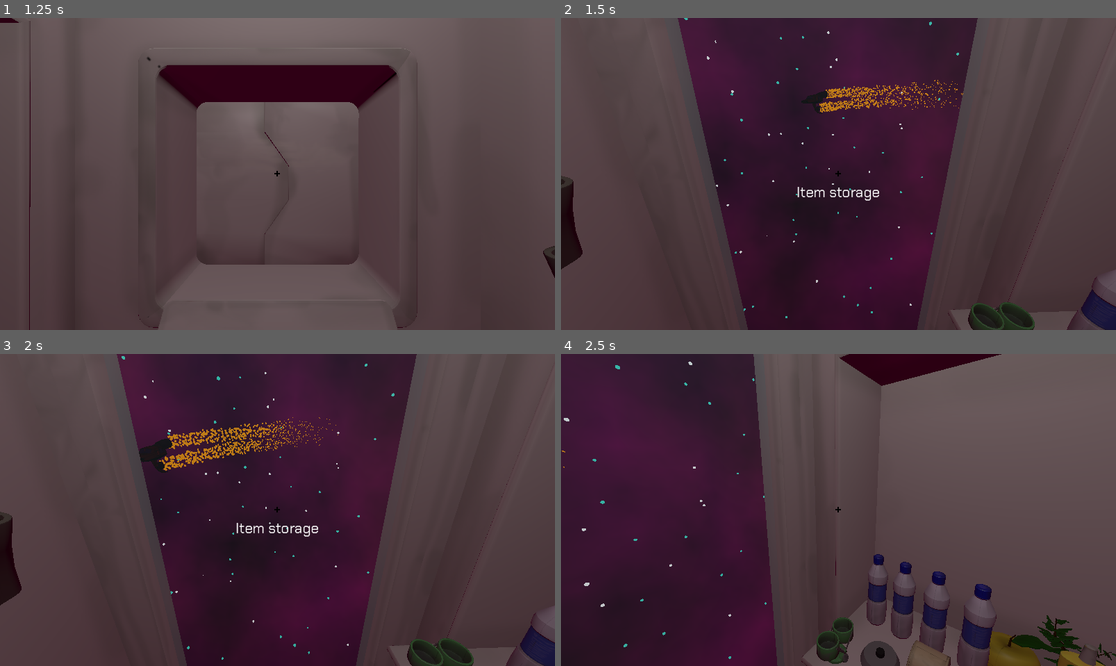
Above: before the commit, frames 1-4 (two rows, left to right).
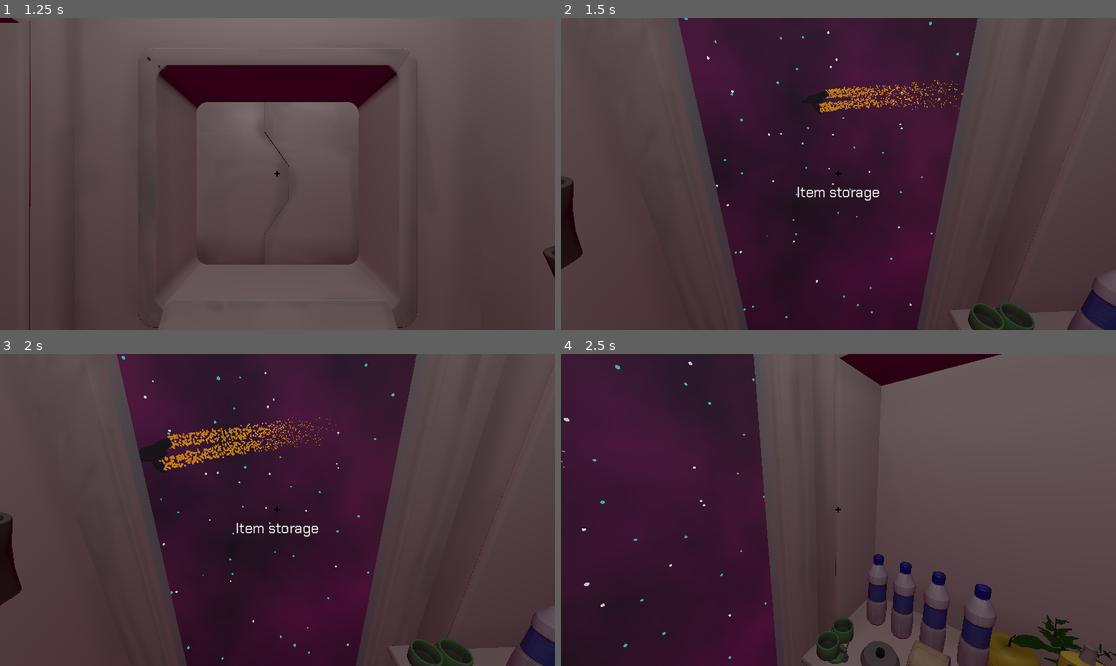
Above: after the commit, the same moments.

Repository: kettle-game-studio/unlimited-space-shawarma
Game: Godot game, scene res://assets/scenes/main_scene.tscn
Two runs of this game, one before a commit and one after it. Both use one fixed random seed, a clock stepped at 60 frames per second and the inputs below. Sound files missing from this copy of the repository are replaced by a short silence.
Inputs (mouse positions are in pixels of both pictures, inside the frame that each line leads up to):
- Up to frame 1 (1.25 s): tap Enter at 0.5 s; move the mouse to (399, 158) at 0.52 s; click (399, 158) at 0.6 s
- Up to frame 2 (1.5 s): tap Space at 1.25 s; move the mouse to (810, 174) at 1.27 s; click (810, 174) at 1.35 s
- Up to frame 3 (2 s): no input
- Up to frame 4 (2.5 s): move the mouse to (849, 503) at 2.02 s; click (849, 503) at 2.1 s

Frame 1 is identical in both runs. In frame 2, less than 0.1% of the frame differs, in the area x 46-72%, y 21-30%; in frame 3, less than 0.1%; in frame 4, less than 0.1%.

Commit message:
Add speech

Diff:
--- a/assets/prefabs/space_ship.tscn
+++ b/assets/prefabs/space_ship.tscn
@@ -22,6 +22,13 @@
 [ext_resource type="PackedScene" uid="uid://dptlv0dew155x" path="res://assets/Room/Models/Spaceship/sluice.tscn" id="14_7c3is"]
 [ext_resource type="PackedScene" uid="uid://csjp6tg2psdb0" path="res://assets/prefabs/door.tscn" id="21_6h77k"]
 [ext_resource type="AudioStream" uid="uid://crg0loi35lf3f" path="res://assets/sounds/growning.mp3" id="22_kyr6o"]
+[ext_resource type="AudioStream" uid="uid://cm0gkkj7yls6v" path="res://assets/sounds/speech_01.mp3" id="23_qk4jn"]
+[ext_resource type="AudioStream" uid="uid://dd2yj1ao1o08l" path="res://assets/sounds/speech_02.mp3" id="24_1slme"]
+[ext_resource type="AudioStream" uid="uid://bn3xyddiatrou" path="res://assets/sounds/speech_03.mp3" id="25_knh2c"]
+[ext_resource type="AudioStream" uid="uid://d24y2sptbpb3" path="res://assets/sounds/speech_04.mp3" id="26_1ha32"]
+[ext_resource type="AudioStream" uid="uid://bi4hfv83fpmm8" path="res://assets/sounds/speech_05.mp3" id="27_gpg5v"]
+[ext_resource type="AudioStream" uid="uid://c6i4prk47jmd2" path="res://assets/sounds/speech_06.mp3" id="28_3iclk"]
+[ext_resource type="AudioStream" uid="uid://bwcb1ix5j4rxl" path="res://assets/sounds/speech_07.mp3" id="29_j8c0u"]
 
 [sub_resource type="SphereMesh" id="SphereMesh_ymlqv"]
 material = ExtResource("2_k156s")
@@ -36,7 +43,7 @@
 
 [sub_resource type="QuadMesh" id="QuadMesh_4kpeq"]
 
-[node name="SpaceShip" type="PathFollow3D" node_paths=PackedStringArray("door", "random_parts", "fly_sound")]
+[node name="SpaceShip" type="PathFollow3D" node_paths=PackedStringArray("door", "random_parts", "fly_sound", "speech_sounds")]
 visible = false
 script = ExtResource("1_iaggv")
 door = NodePath("ShipRoot/Door")
@@ -47,6 +54,7 @@
 textures = Array[Texture]([ExtResource("3_16wnf"), ExtResource("4_6u5pb"), ExtResource("6_hu564"), ExtResource("5_mkcor")])
 colors = Array[Color]([Color(0.25098, 0.635294, 0.529412, 1), Color(0.203922, 0.243137, 0.670588, 1), Color(0.792157, 0.729412, 0.25098, 1), Color(0.882353, 0.12549, 0.215686, 1)])
 fly_sound = NodePath("Fly")
+speech_sounds = [NodePath("SpeechSounds/Speech1"), NodePath("SpeechSounds/Speech2"), NodePath("SpeechSounds/Speech3"), NodePath("SpeechSounds/Speech4"), NodePath("SpeechSounds/Speech5"), NodePath("SpeechSounds/Speech6"), NodePath("SpeechSounds/Speech7")]
 
 [node name="CPUParticles3D" type="CPUParticles3D" parent="."]
 transform = Transform3D(-4.37114e-08, 0, 1, 0, 1, 0, -1, 0, -4.37114e-08, 0, 0, -14.3219)
@@ -217,4 +225,34 @@
 volume_db = -0.964
 bus = &"Ship"
 
+[node name="SpeechSounds" type="Node" parent="."]
+
+[node name="Speech1" type="AudioStreamPlayer3D" parent="SpeechSounds"]
+stream = ExtResource("23_qk4jn")
+bus = &"Inner"
+
+[node name="Speech2" type="AudioStreamPlayer3D" parent="SpeechSounds"]
+stream = ExtResource("24_1slme")
+bus = &"Blender"
+
+[node name="Speech3" type="AudioStreamPlayer3D" parent="SpeechSounds"]
+stream = ExtResource("25_knh2c")
+bus = &"Inner"
+
+[node name="Speech4" type="AudioStreamPlayer3D" parent="SpeechSounds"]
+stream = ExtResource("26_1ha32")
+bus = &"Inner"
+
+[node name="Speech5" type="AudioStreamPlayer3D" parent="SpeechSounds"]
+stream = ExtResource("27_gpg5v")
+bus = &"Inner"
+
+[node name="Speech6" type="AudioStreamPlayer3D" parent="SpeechSounds"]
+stream = ExtResource("28_3iclk")
+bus = &"Inner"
+
+[node name="Speech7" type="AudioStreamPlayer3D" parent="SpeechSounds"]
+stream = ExtResource("29_j8c0u")
+bus = &"Inner"
+
 [editable path="ShipRoot/Door"]
--- a/assets/scripts/space_ship.gd
+++ b/assets/scripts/space_ship.gd
@@ -15,17 +15,28 @@
 @export var colors: Array[Color]
 
 @export var fly_sound: AudioStreamPlayer3D
+@export var speech_sounds: Array[AudioStreamPlayer3D]
 
 var time = 0.0
 var rng = RandomNumberGenerator.new()
 
+var current_speech: AudioStreamPlayer3D
+
 func _ready():
 	door.connect("is_closed", _on_door_is_closed)
+
+func start_speech():
+	current_speech.play()
+
+func stop_speech():
+	current_speech.stop()
 
 func random_ship():
 	print("Random ship")
 	for part in random_parts:
 		part.random_part()
+
+	current_speech = speech_sounds.pick_random()
 
 	self.position = Vector3()
 	var path_idx = rng.randi_range(0, self.paths.size() - 1)
--- a/assets/scripts/trading_machine.gd
+++ b/assets/scripts/trading_machine.gd
@@ -31,12 +31,14 @@
 func start_trading():
 	door.open()
 	computer_ui.set_recipes(recipes)
+	ship.start_speech()
 
 func stop_trading():
 	door.close()
 	ship.fly_away()
 	state = State.DISABLED
 	set_activatable(false)
+	ship.stop_speech()
 
 func _is_open():
 	state = State.CAN_TRADE
Not shown: 1 places in assets/prefabs/space_ship.tscn that only renumber resources
Not shown: 1 places in assets/prefabs/ui.tscn that only renumber resources
Not shown: 1 places in assets/scenes/main_scene.tscn that only renumber resources
Not shown, added: assets/sounds/speech_01.mp3.import
Not shown, added: assets/sounds/speech_02.mp3.import
Not shown, added: assets/sounds/speech_03.mp3.import
Not shown, added: assets/sounds/speech_04.mp3.import
Not shown, added: assets/sounds/speech_05.mp3.import
Not shown, added: assets/sounds/speech_06.mp3.import
Not shown, added: assets/sounds/speech_07.mp3.import
Not shown, added: assets/sounds/speech_01.mp3
Not shown, added: assets/sounds/speech_02.mp3
(and 5 more such lines)
